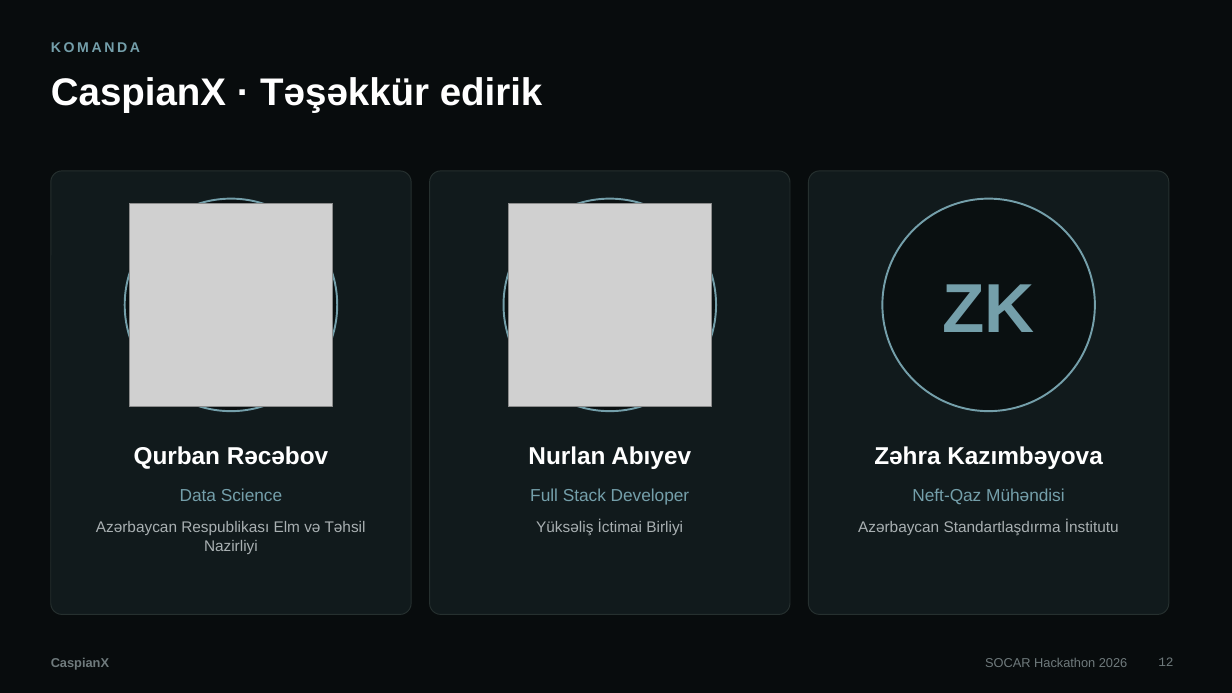
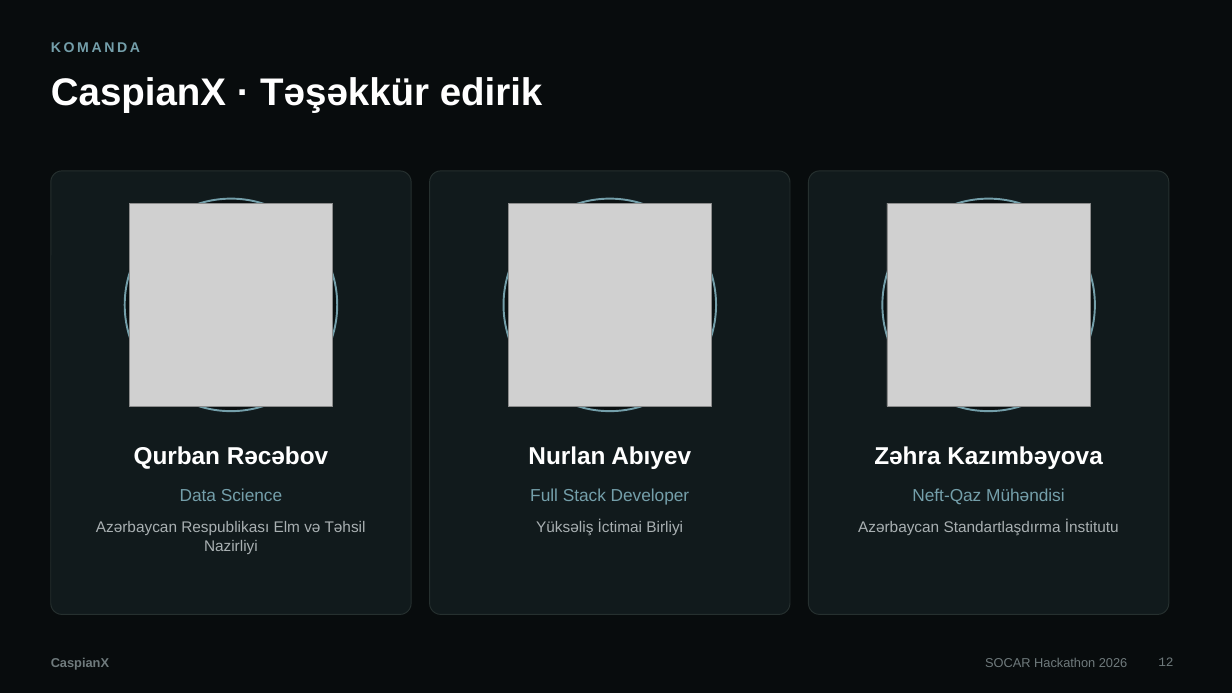
Before and after one commit to Qurban-data/caspianx-web, a slide deck: slide 12 of presentation/CaspianX_Teqdimat.pptx. Drawn at 1232x693 pixels with LibreOffice and Linux fonts; fonts in the diff are those of the drawing; grey boxes stand for pictures. Boxes give left, top, right and bottom in pixels: in the first picture for what was removed or moved away, otherwise in the second. Text is boxed around its words. In the diff, an @@ line names an element or a change of style, - is before the commit and + after.

```diff
--- a/presentation/CaspianX_Teqdimat.pptx
+++ b/presentation/CaspianX_Teqdimat.pptx
@@ picture added at <box>887,203,1091,407</box> @@
@@ text removed at <box>942,284,1034,332</box> @@
-ZK
```
Also in this commit, not shown: 4 other files.
